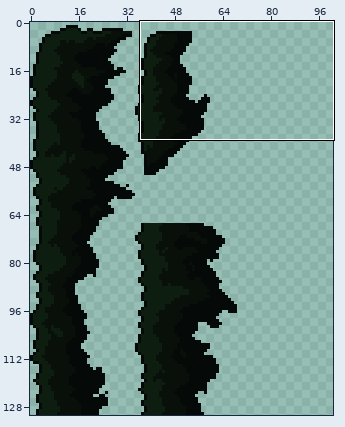
Edited in one commit: sprite sheet (Assets/_Spritesheets/ArtProof/_Tile_Ivy.png). Above, an overview of the earlier version with the close-up marked.
Close-up. Before the commit:
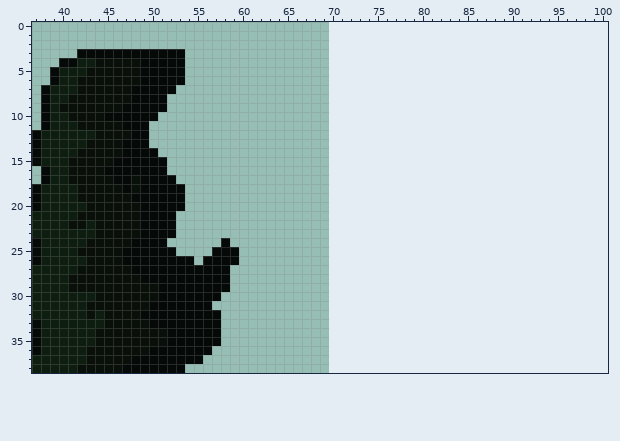
The file is 70x131 pixels. Colours within 5 levels of each other are drawn and written as one. Shown: x 37..100, y 0..38. The old version is drawn lined up with the new one, on the new canvas. The wide view leaves out empty margins.
Once edited:
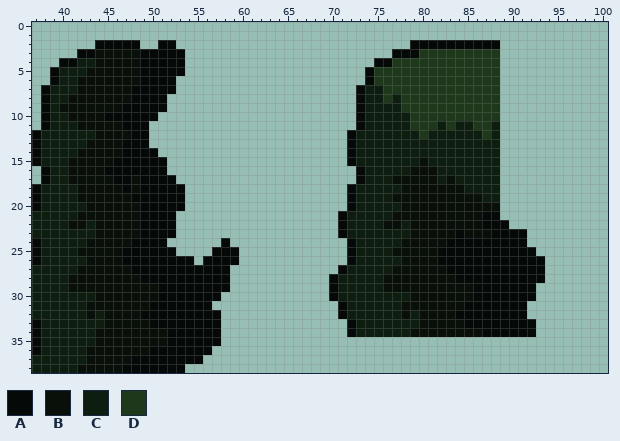
Palette (. is transparent): A #050908  B #09100a  C #0d1e10  D #1d381a
Log entry: Added grass/ivy sprite (under ivy spritesheet) Added all grass spritesheets to the sprite atlas
Diff:
canvas 70x131 -> 105x131
y 2: x 44..48 ..... -> AAAAA; x 51..52 .. -> AA; x 79..88 .......... -> AAAAAAAAAA
y 3: x 44..48 AAAAA -> BBBBB; x 77..88 ............ -> AAADDDDDDDDD
y 4: x 75..88 .............. -> AADDDDDDDDDDDD
y 5: x 74..88 ............... -> ADDDDDDDDDDDDDD
y 6: x 53 A -> .; x 74..88 ............... -> ADDDDDDDDDDDDDD
y 7: x 73..88 ................ -> ACCDDDDDDDDDDDDD
y 8: x 73..88 ................ -> ACCDCDDDDDDDDDDD
y 9: x 73..88 ................ -> ACCCCDDDDDDDDDDD
y 10: x 73..88 ................ -> ACCCCCDDDDDDDDDD
y 11: x 73..88 ................ -> ACCCCCDDDCDCCDDC
y 12: x 72..88 ................. -> ACCCCCCCDCCCCCCDC
y 13..14: x 72..88 ................. -> ACCCCCCCCCCCCCCCC
y 15: x 72..88 ................. -> ACCCCCCCBCCCCCCCC
y 16: x 73..88 ................ -> ACCCCCBBBCCCCCCC
y 17: x 73..88 ................ -> ACCCBBBBBCBCCCCC
y 18: x 72..88 ................. -> ACCCCCBBBBBBBCCCC
y 19: x 72..88 ................. -> ACCCCBBBBBBBBBBCC
y 20: x 72..88 ................. -> ACCCCCBBBBBBBBBBB
y 21: x 71..88 .................. -> ACCCCCBBBBBBBBBBAA
y 22: x 71..89 ................... -> ACCCCBBCBBBBBBBBAAA
y 23: x 71..91 ..................... -> ACCCCCCCBBBBBABBBAAAA
y 24: x 72..91 .................... -> ACCCCCBBBBBAAAAAAAAA
y 25: x 72..92 ..................... -> ACCCCBBBBBAAAAAAAAAAA
y 26: x 72..93 ...................... -> ACCCCCBBBBAAAAAAAAAAAA
y 27: x 71..93 ....................... -> ACCCCCBBBBBBAAAAAAAAAAA
y 28: x 70..93 ........................ -> ACCCCCBBBBBBBBAAAAAAAAAA
y 29: x 70..92 ....................... -> ACCCCCBBBBBBBBBBAAAAAAA
y 30: x 70..92 ....................... -> ACCCCCCCCBBBBBBBAAAAAAA
y 31: x 71..91 ..................... -> ACCCCCCBBBBBBBAAAAAAA
y 32: x 71..91 ..................... -> ACCCCCCBCBBBBAAAAAAAA
y 33: x 72..92 ..................... -> ACCCCCCCBBBBBAAAAAAAA
y 34: x 72..92 ..................... -> ACCCCCCBBBBBBBBAAAAAA
Pixel boxes of the changes (left, top, right, bottom) in both close-ups:
changed: (95, 40, 176, 58)
added: (329, 40, 545, 337)
erased: (176, 76, 185, 85)
